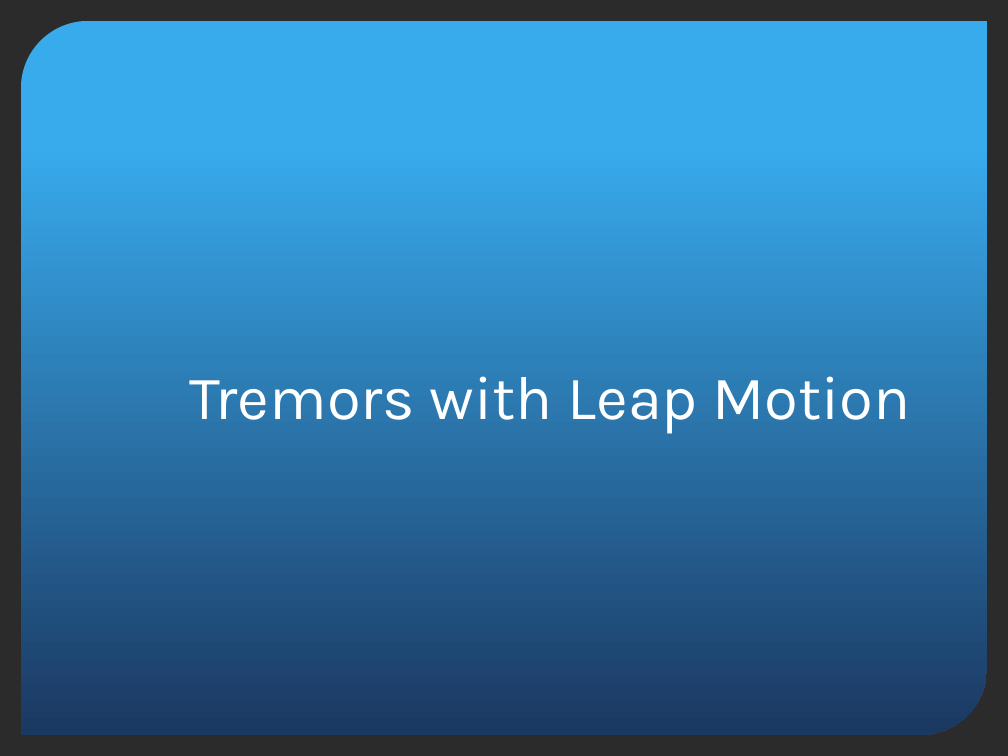
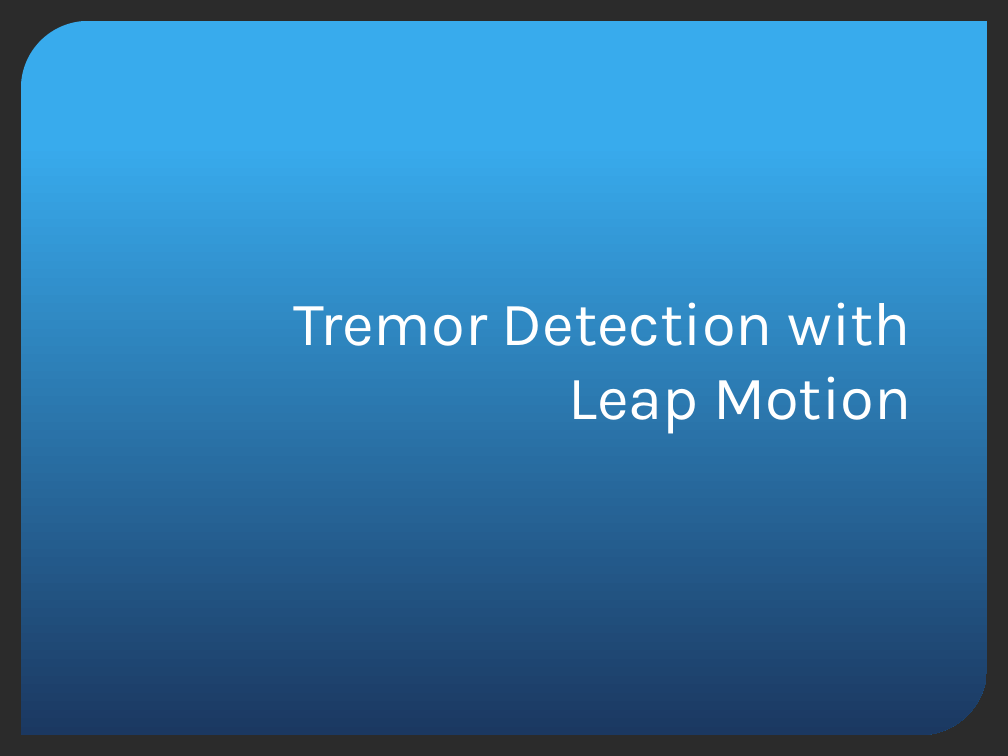
Before and after one commit to ngokylan/Leap-Motion, a slide deck: slide 1 of Final Submission/Appendices/19 - Presentations/Week 12.pptx. Drawn at 1008x756 pixels with LibreOffice and Linux fonts; fonts in the diff are those of the drawing; background and template pictures are left out; a plain dark background stands for a picture behind light text. Boxes give left, top, right and bottom in pixels: in the first picture for what was removed or moved away, otherwise in the second. Text is boxed around its words. In the diff, an @@ line names an element or a change of style, - is before the commit and + after.

```diff
--- a/Final Submission/Appendices/19 - Presentations/Week 12.pptx
+++ b/Final Submission/Appendices/19 - Presentations/Week 12.pptx
@@ title at <box>294,302,911,434</box>: text changed @@
-Tremors with Leap Motion
+Tremor Detection with Leap Motion
```
Also in this commit, not shown: 1 other slide changed, 1 slide added, 1 other file.
